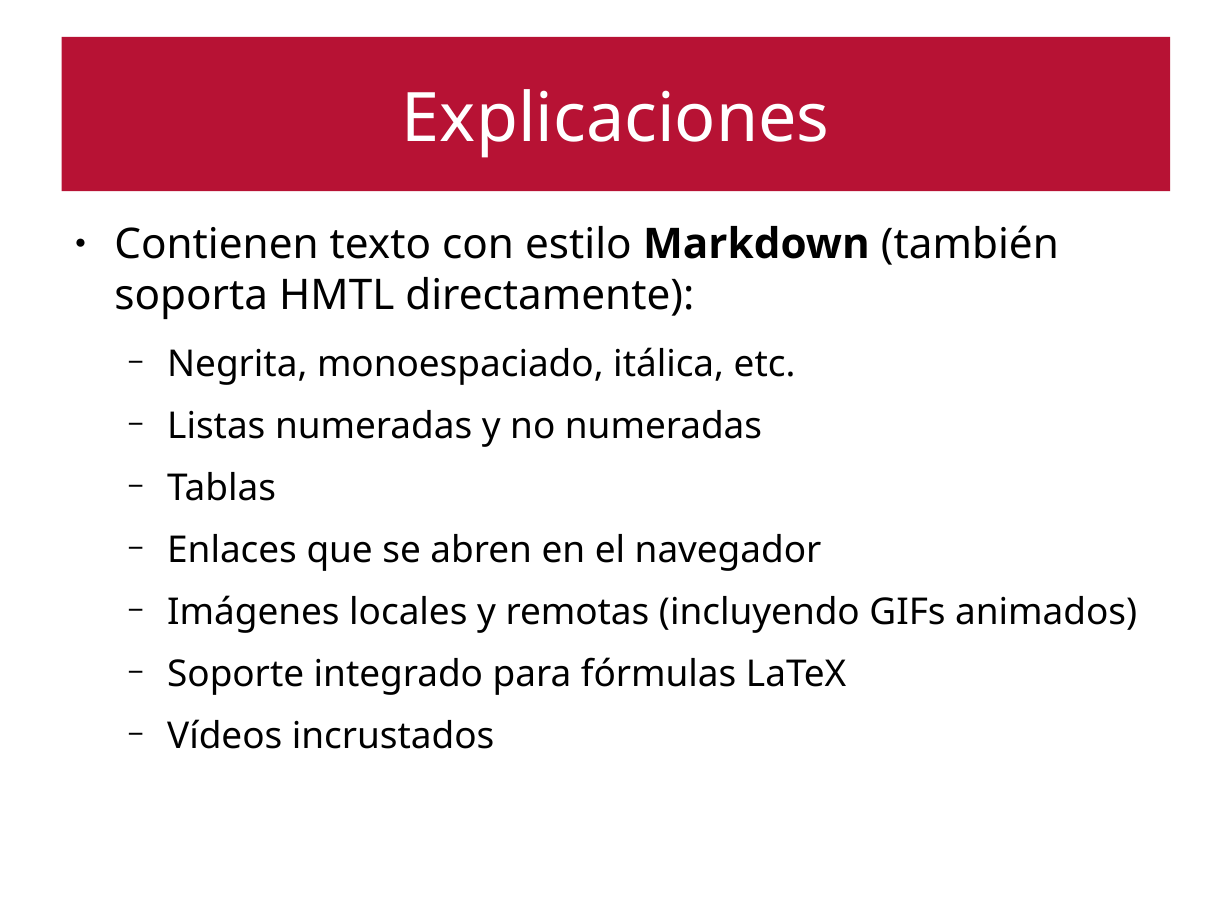
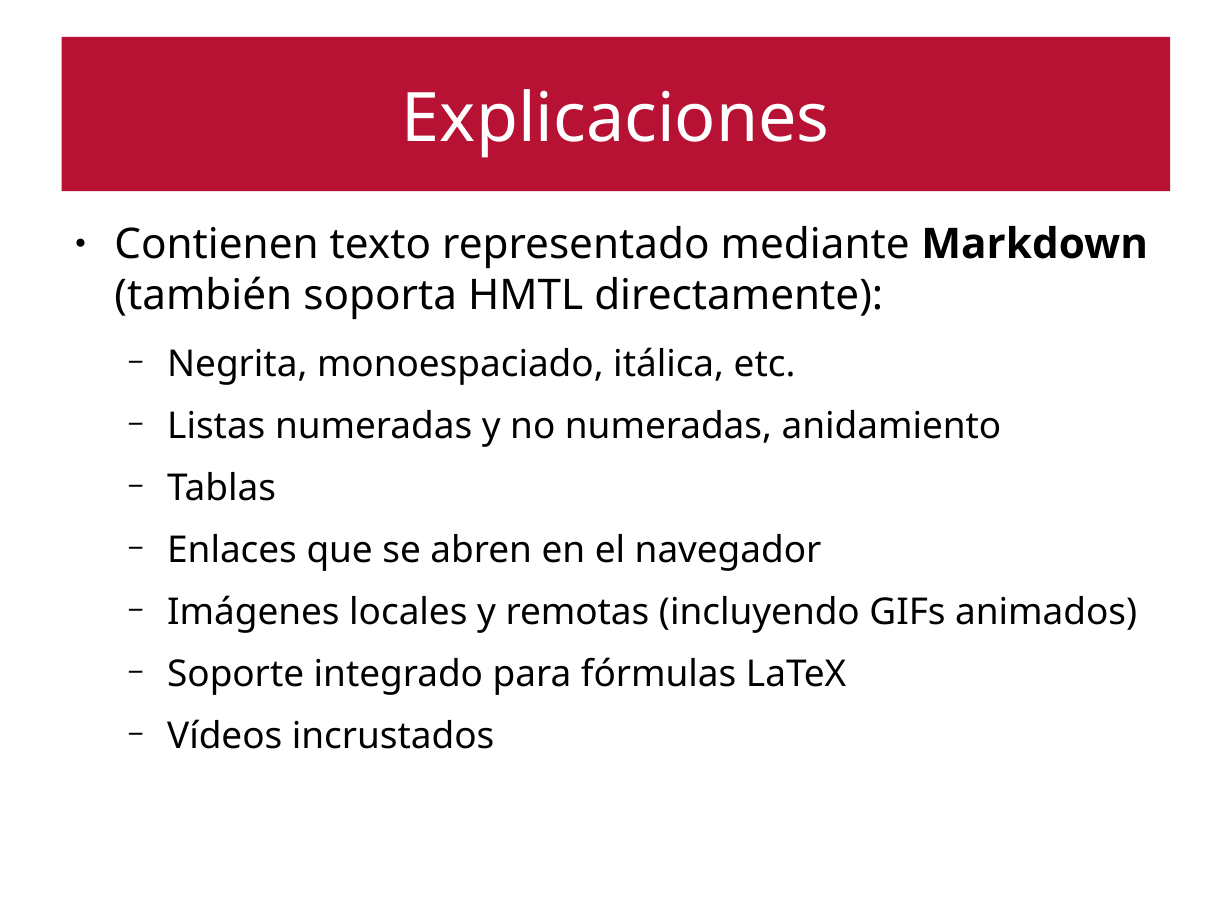
Before and after one commit to emartinm/TutorialesInteractivos, a slide deck: slide 15 of doc/Taller_FDI_2017.odp (slide 14 before the commit). Drawn at 1232x924 pixels with LibreOffice and Linux fonts; fonts in the diff are those of the drawing. Boxes give left, top, right and bottom in pixels: in the first picture for what was removed or moved away, otherwise in the second. Text is boxed around its words. In the diff, an @@ line names an element or a change of style, - is before the commit and + after.

```diff
--- a/doc/Taller_FDI_2017.odp
+++ b/doc/Taller_FDI_2017.odp
@@ text at [114, 226, 1148, 319]: text changed @@
-● Contienen texto con estilo Markdown (también soporta HMTL directamente):
+● Contienen texto representado mediante Markdown (también soporta HMTL directamente):
@@ text at [167, 410, 1002, 447]: text changed @@
-  − Listas numeradas y no numeradas
+  − Listas numeradas y no numeradas, anidamiento
```
Also in this commit, not shown: 12 other slides changed, 2 slides added, 3 other files.
